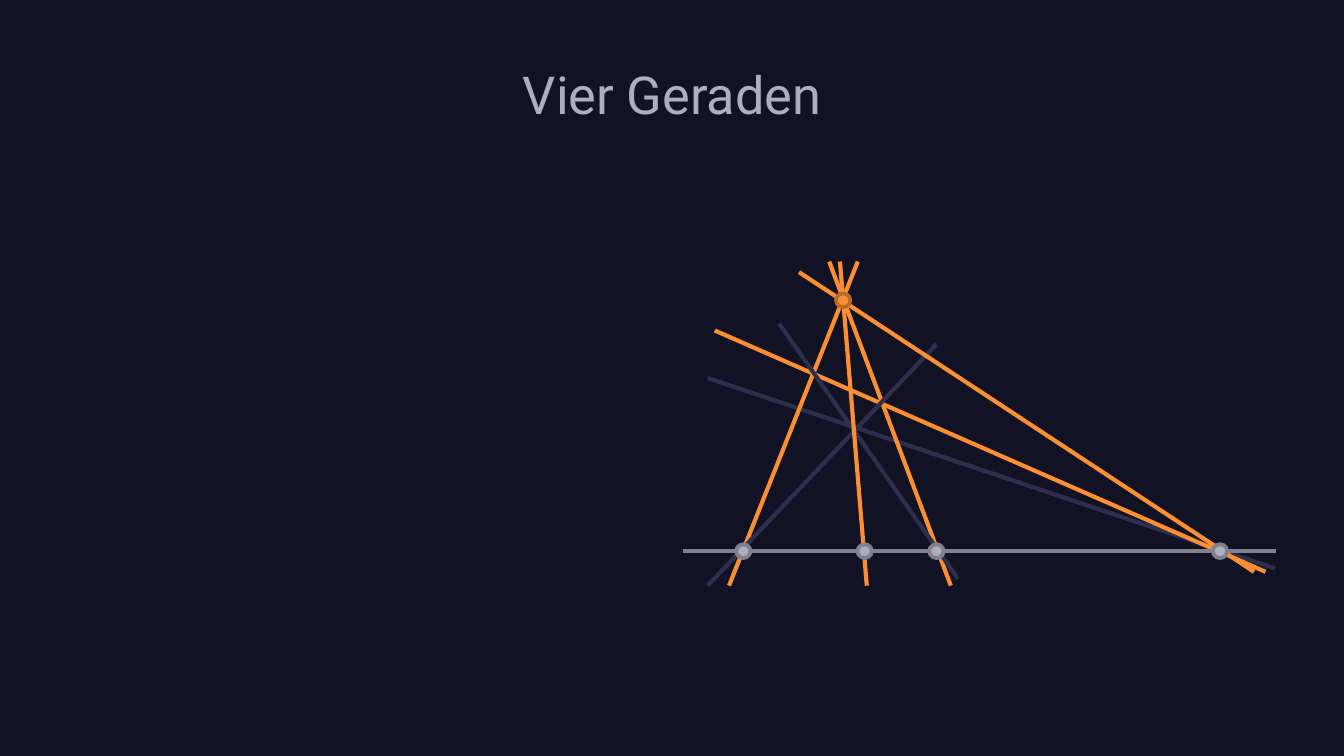
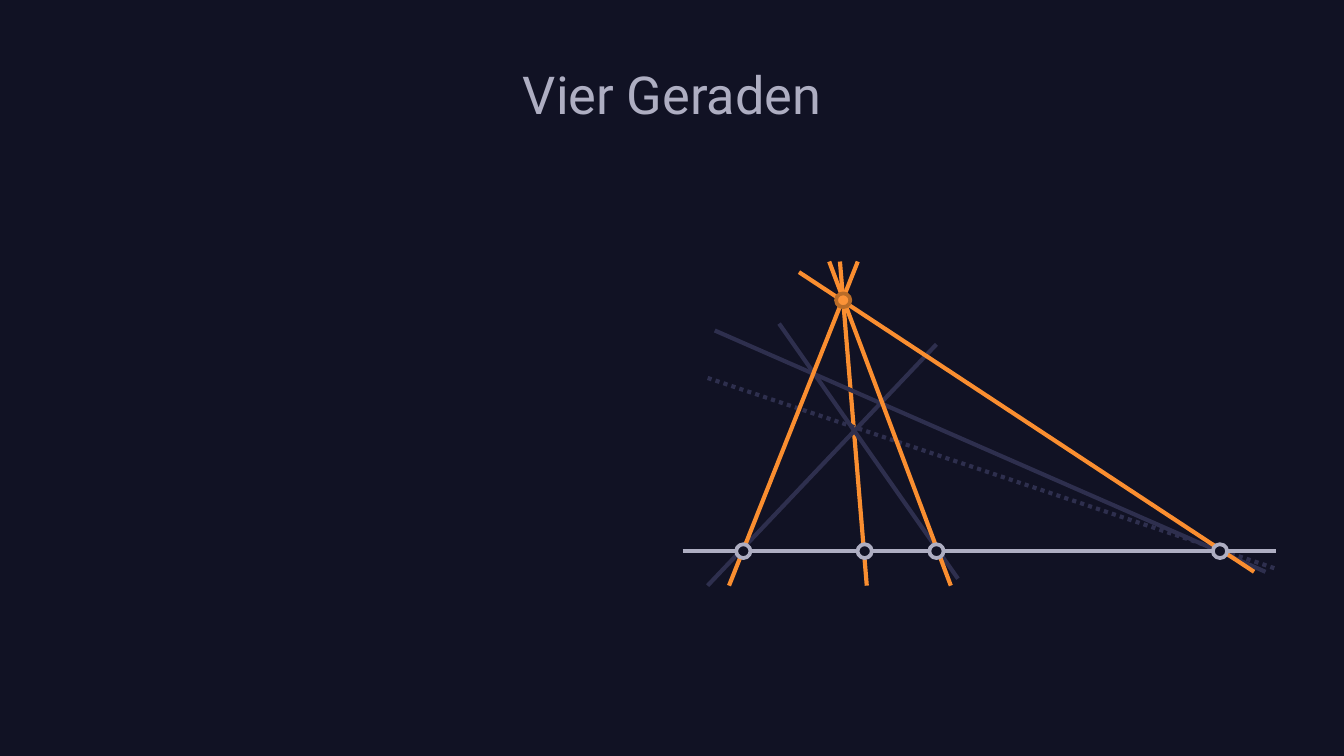
Before and after one commit to nefl1011/Harmonische-Lage, a slide deck: slide 7 of Harmonische Lage.pptx (slide 6 before the commit). Drawn at 1344x756 pixels with LibreOffice and Linux fonts; fonts in the diff are those of the drawing. Boxes give left, top, right and bottom in pixels: in the first picture for what was removed or moved away, otherwise in the second. Text is boxed around its words. In the diff, an @@ line names an element or a change of style, - is before the commit and + after.

```diff
--- a/Harmonische Lage.pptx
+++ b/Harmonische Lage.pptx
@@ line (715, 331) - (1266, 571): stroke #FA8E31 2.25 pt to #2E2F4E 2.25 pt @@
@@ line (708, 378) - (1275, 569): stroke #2E2F4E 2.25 pt to #2E2F4E 2.25 pt dashed @@
@@ line (683, 551) - (1277, 551): stroke #818190 2 pt to #AEAEC2 2 pt @@
@@ fill #AEAEC2 to #111224; outline #818190 2 pt to #AEAEC2 2 pt in 4 elements at (1212,544,1227,558), (929,544,943,558), (857,544,872,558), (737,544,751,558) @@
```
Also in this commit, not shown: 5 other slides changed, 8 slides added, 2 slides removed, 1 other file.
